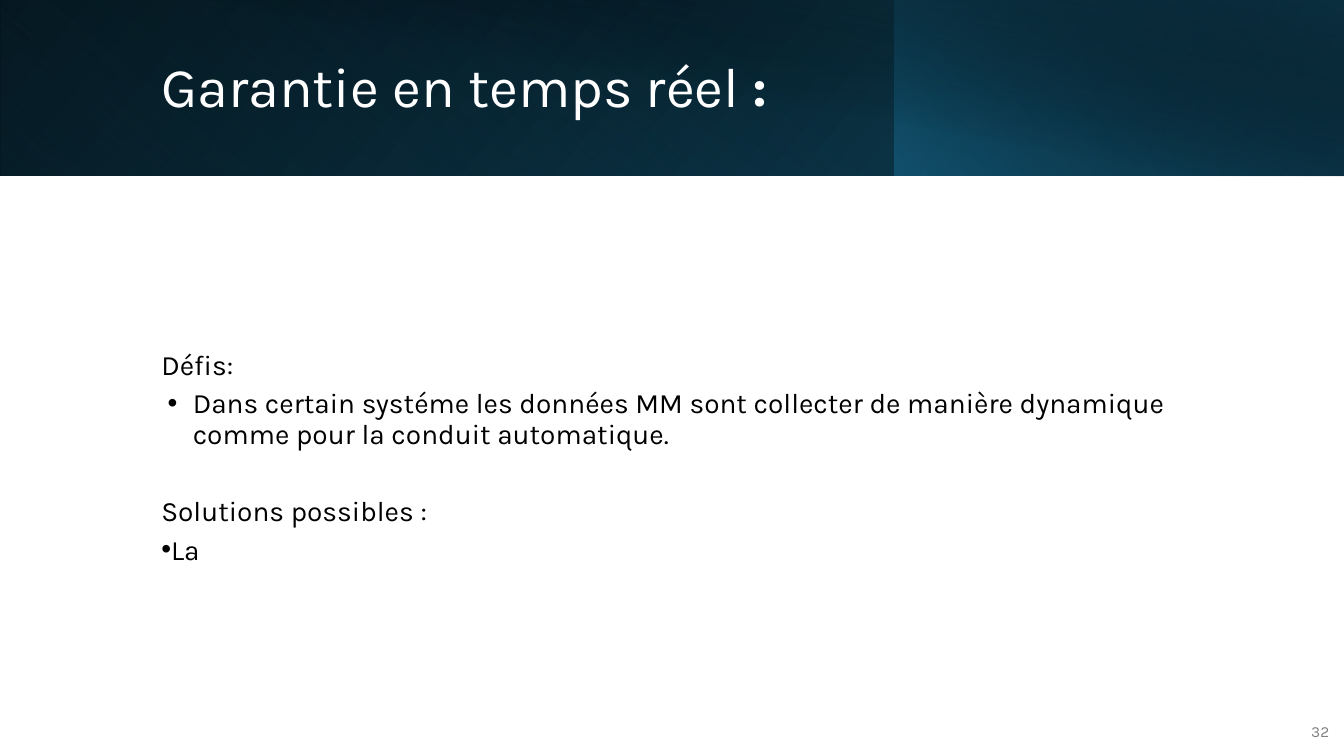
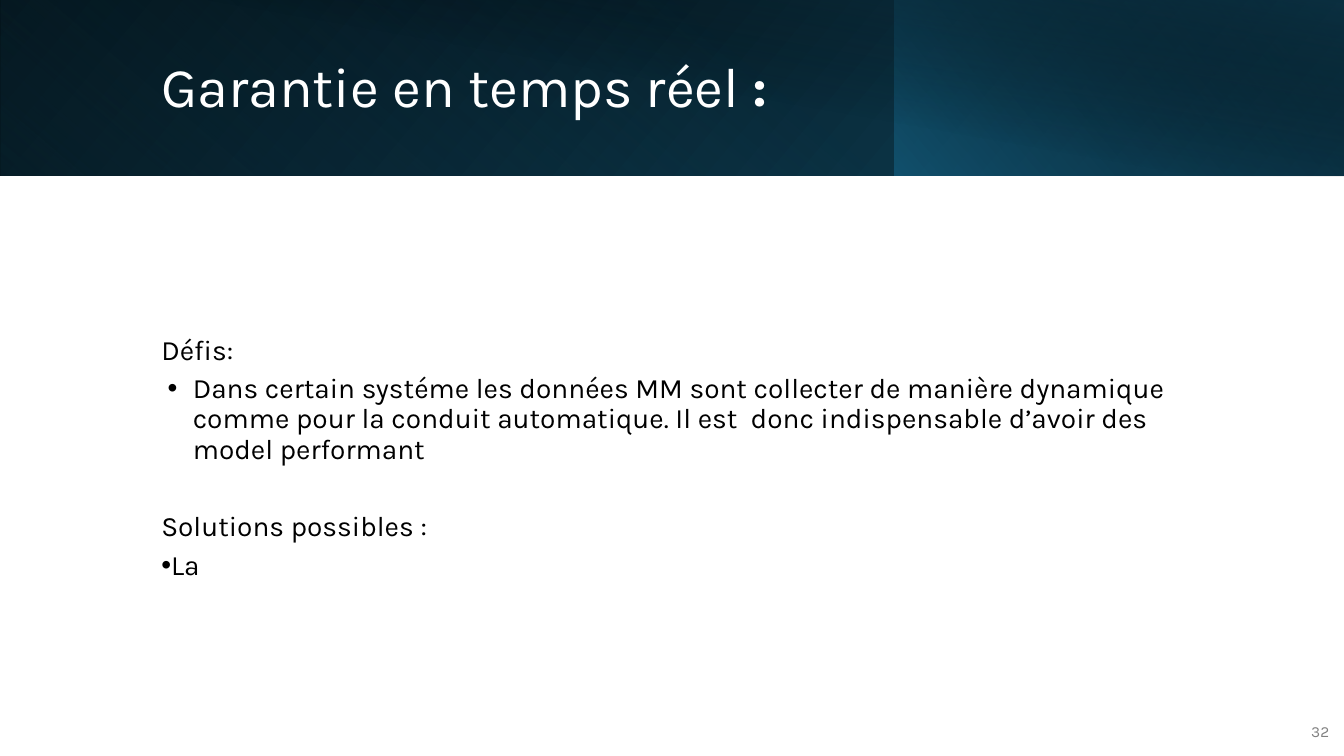
Before and after one commit to IzowRM/Stage-Cetic, a slide deck: slide 32 of Doc Slide/Presentation_du_27_01.pptx. Drawn at 1344x756 pixels with LibreOffice and Linux fonts; fonts in the diff are those of the drawing. Boxes give left, top, right and bottom in pixels: in the first picture for what was removed or moved away, otherwise in the second. Text is boxed around its words. In the diff, an @@ line names an element or a change of style, - is before the commit and + after.

```diff
--- a/Doc Slide/Presentation_du_27_01.pptx
+++ b/Doc Slide/Presentation_du_27_01.pptx
@@ text at (x1=193, y1=376, x2=1164, y2=466): text changed @@
-• Dans certain systéme les données MM sont collecter de manière dynamique comme pour la conduit automatique.
+• Dans certain systéme les données MM sont collecter de manière dynamique comme pour la conduit automatique. Il est donc indispensable d’avoir des model performant
```
Also in this commit, not shown: 2 other slides changed.
